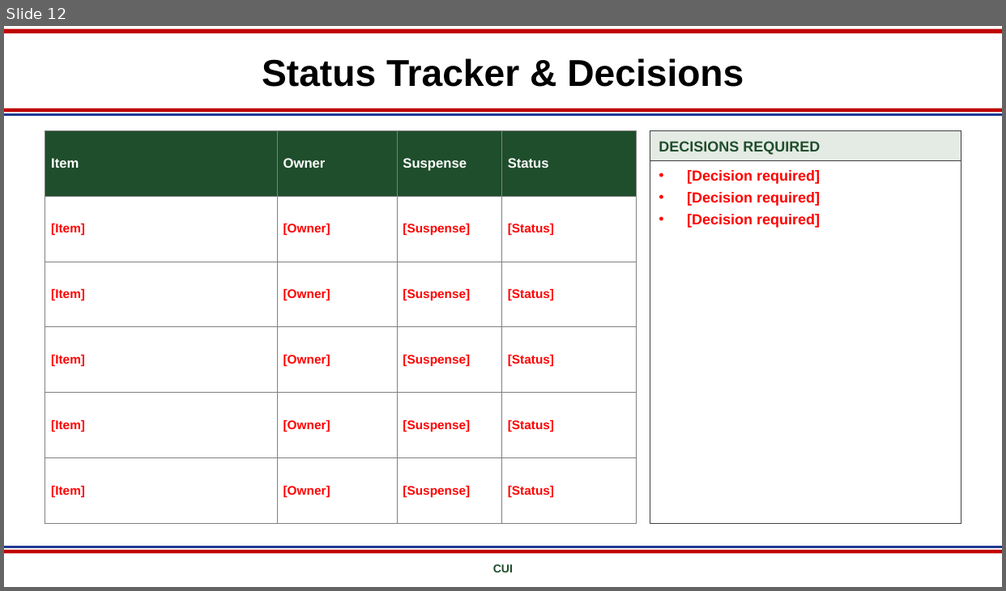
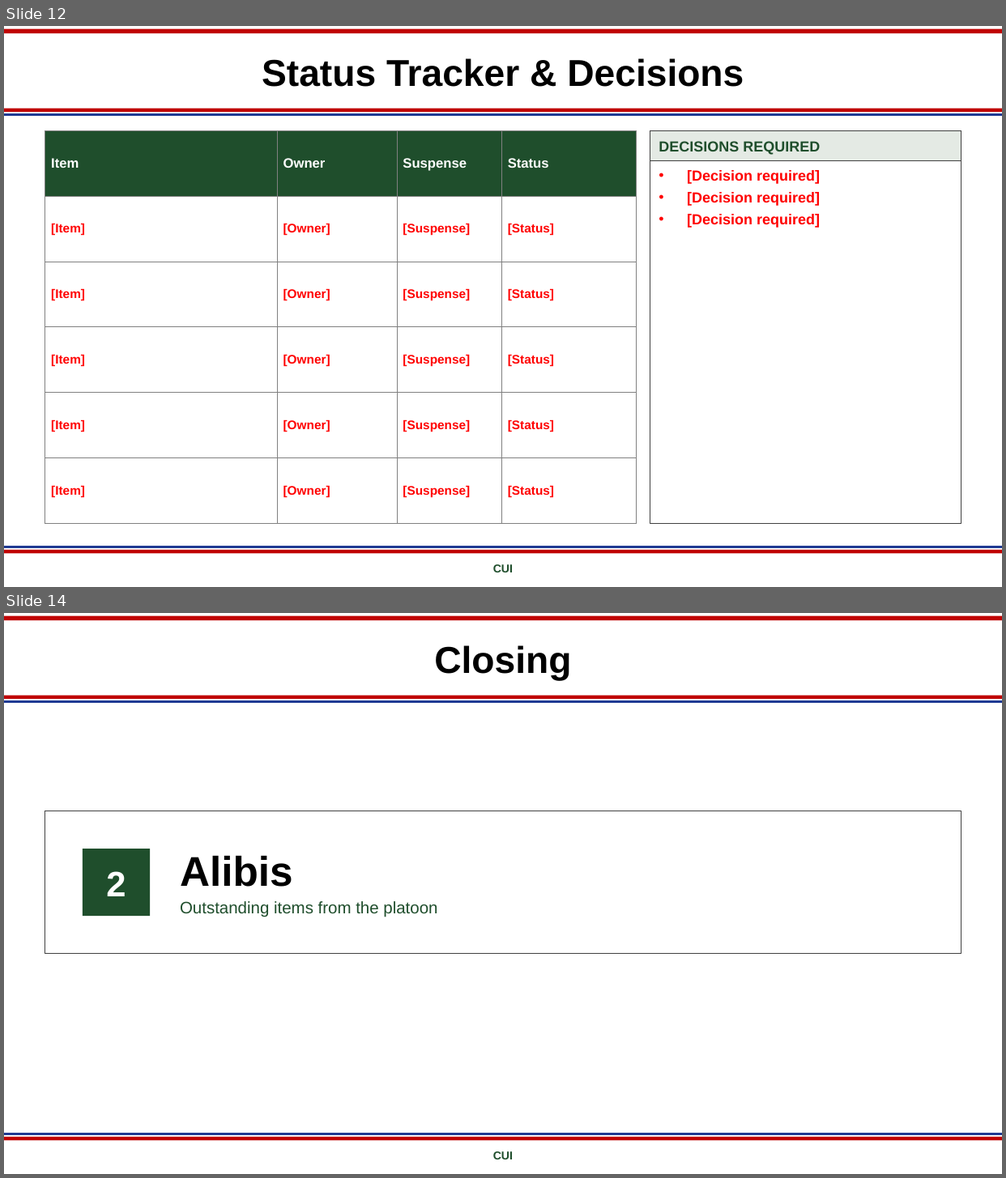
Before and after one commit to Joudrie/reign, a slide deck: Class_94_CUB_October_Template.pptx. Shown one above the other, each under a label of ours: slide 12 before the commit, slides 12 and 14 after it; the slides between them are not shown. The pictures are 1006x591 and 1006x1178 pixels, drawn with LibreOffice and Linux fonts; fonts in the diff are those of the drawing; background and template pictures are left out. Boxes give left, top, right and bottom in pixels: in the first picture for what was removed or moved away, otherwise in the second. Text is boxed around its words. In the diff, an @@ line names an element or a change of style, - is before the commit and + after.

```diff
--- a/Class_94_CUB_October_Template.pptx
+++ b/Class_94_CUB_October_Template.pptx
@@ slide 14 added at box(4, 613, 1002, 1174), background #FFFFFF; not listed: 6 template elements that a slide beside it also shows @@
@@ title added at box(434, 645, 571, 681), 36 pt, text #000000, bold @@
+Closing
@@ rectangle added at box(45, 811, 961, 954), fill #FFFFFF, outline #404040 0.75 pt @@
@@ rectangle added at box(83, 849, 150, 916), fill #1F4E2C, 34 pt, text #FFFFFF, bold @@
+2
@@ text added at box(180, 855, 293, 887), 40 pt, text #000000, bold @@
+Alibis
@@ text added at box(180, 901, 437, 918), 16 pt, text #1F4E2C @@
+Outstanding items from the platoon
```
Also in this commit, not shown: 2 slides changed, 2 other slides added.
